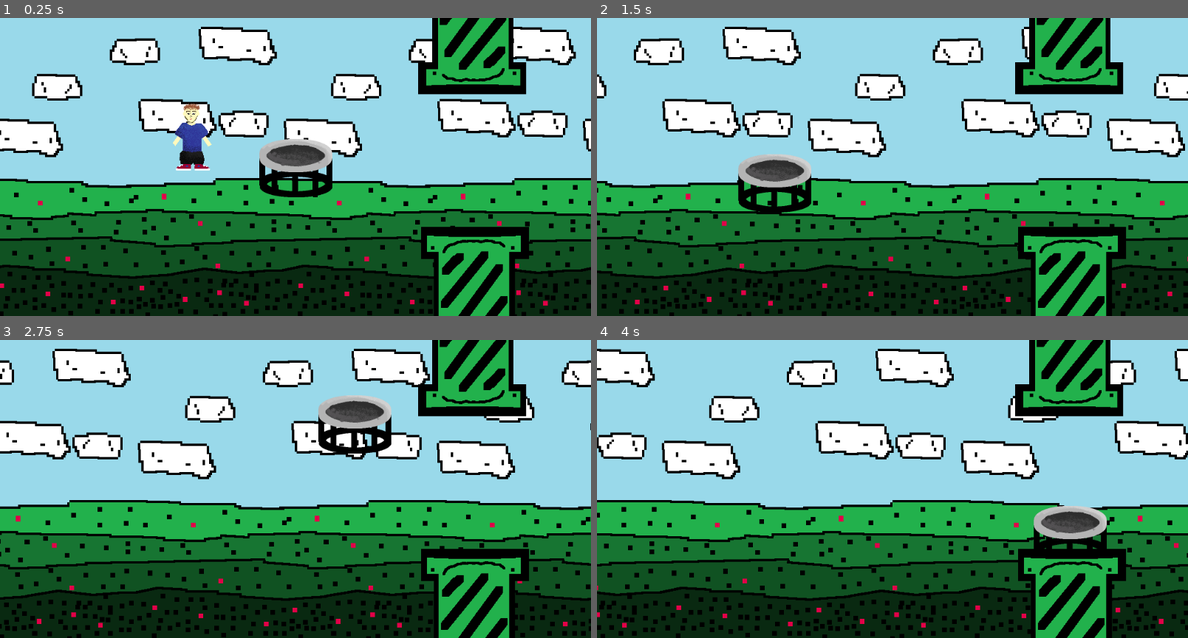
Above: before the commit, frames 1-4 (two rows, left to right).
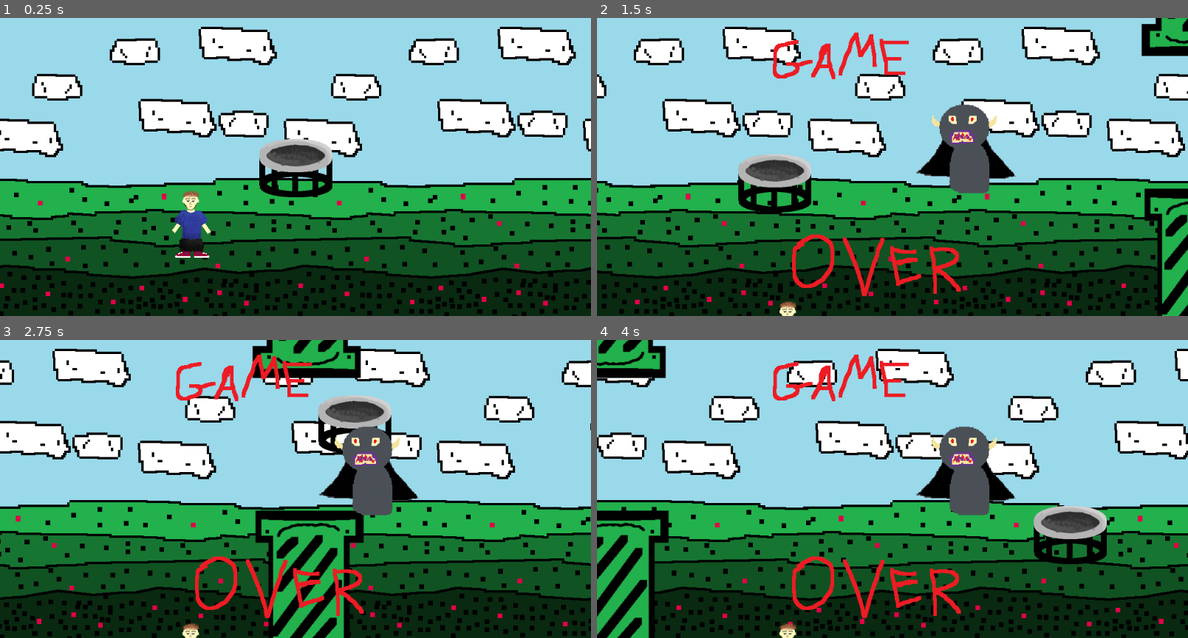
Above: after the commit, the same moments.

Repository: takoyaki135355-spec/Bouncebackhaven
Game: Godot game, scene res://scene/node_2d.tscn
Same seed, same stepped clock (60 frames per second), same inputs: the game is played once before the commit and once after it.
Inputs (mouse positions are in pixels of both pictures, inside the frame that each line leads up to):
- Up to frame 1 (0.25 s): no input
- Up to frame 2 (1.5 s): move the mouse to (1022, 152) at 0.52 s; move the mouse to (774, 181) at 1.27 s
- Up to frame 3 (2.75 s): move the mouse to (354, 423) at 2.02 s
- Up to frame 4 (4 s): move the mouse to (862, 548) at 2.77 s; move the mouse to (1069, 533) at 3.52 s

The runs differ from the first frame. In frame 1, 9.9% of the frame differs, in the area x 29-90%, y 0-100%; in frame 2, 16%; in frame 3, 20%; in frame 4, 18%.

Commit message:
final

Diff:
--- a/project.godot
+++ b/project.godot
@@ -19,6 +19,10 @@
 config/features=PackedStringArray("4.7", "Mobile")
 config/icon="res://icon.svg"
 
+[autoload]
+
+GameEvents="*uid://dsph1ose5c5lo"
+
 [display]
 
 window/size/viewport_width=1012
--- a/scene/background.tscn
+++ b/scene/background.tscn
@@ -4,6 +4,7 @@
 [ext_resource type="Script" uid="uid://c876vs2ux5fut" path="res://script/background.gd" id="2_xpwal"]
 
 [node name="Node2D" type="Node2D" unique_id=656841987]
+script = ExtResource("2_xpwal")
 
 [node name="Parallax2D" type="Parallax2D" parent="." unique_id=1554313897]
 repeat_size = Vector2(512, 0)
--- a/scene/guy.tscn
+++ b/scene/guy.tscn
@@ -1,23 +1,46 @@
 [gd_scene format=3 uid="uid://diqvnhyflovn7"]
 
+[ext_resource type="Script" uid="uid://c4iyk2y4udmpn" path="res://script/guy.gd" id="1_set83"]
 [ext_resource type="Texture2D" uid="uid://c4q34qokn1ban" path="res://assets/fullbody.png" id="1_wdc5g"]
+[ext_resource type="Texture2D" uid="uid://djckpqkr6yggw" path="res://assets/gameover.png" id="3_6xqhc"]
 
-[sub_resource type="PhysicsMaterial" id="PhysicsMaterial_sg64q"]
+[sub_resource type="PhysicsMaterial" id="PhysicsMaterial_ka324"]
 
-[sub_resource type="RectangleShape2D" id="RectangleShape2D_8fukh"]
-size = Vector2(71, 23.500015)
+[sub_resource type="RectangleShape2D" id="RectangleShape2D_ka324"]
+size = Vector2(269, 468)
 
-[node name="Guy" type="Node2D" unique_id=1624186373]
+[node name="RigidBody2D" type="RigidBody2D" unique_id=1683615562]
+mass = 1.5
+physics_material_override = SubResource("PhysicsMaterial_ka324")
+script = ExtResource("1_set83")
 
-[node name="RigidBody2D" type="RigidBody2D" parent="." unique_id=1819008282]
-position = Vector2(0, -150)
-mass = 2.0
-physics_material_override = SubResource("PhysicsMaterial_sg64q")
-
-[node name="CollisionShape2D" type="CollisionShape2D" parent="RigidBody2D" unique_id=1462720487]
-position = Vector2(-1.5, 54.750008)
-shape = SubResource("RectangleShape2D_8fukh")
-
-[node name="Sprite2D" type="Sprite2D" parent="RigidBody2D" unique_id=818415272]
+[node name="Sprite2D" type="Sprite2D" parent="." unique_id=2105241447]
+position = Vector2(-1, 0)
 scale = Vector2(0.25, 0.25)
 texture = ExtResource("1_wdc5g")
+
+[node name="CollisionShape2D" type="CollisionShape2D" parent="." unique_id=286476355]
+position = Vector2(-6, 6)
+scale = Vector2(0.25, 0.25)
+shape = SubResource("RectangleShape2D_ka324")
+
+[node name="VisibleOnScreenNotifier2D" type="VisibleOnScreenNotifier2D" parent="." unique_id=275360298]
+
+[node name="CanvasLayer" type="CanvasLayer" parent="." unique_id=1255097319]
+
+[node name="TextureRect" type="TextureRect" parent="CanvasLayer" unique_id=780593816]
+visible = false
+anchors_preset = 8
+anchor_left = 0.5
+anchor_top = 0.5
+anchor_right = 0.5
+anchor_bottom = 0.5
+offset_left = -256.0
+offset_top = -256.0
+offset_right = 256.0
+offset_bottom = 256.0
+grow_horizontal = 2
+grow_vertical = 2
+texture = ExtResource("3_6xqhc")
+
+[connection signal="screen_exited" from="VisibleOnScreenNotifier2D" to="." method="_on_visible_on_screen_notifier_2d_screen_exited"]
--- a/scene/node_2d.tscn
+++ b/scene/node_2d.tscn
@@ -4,6 +4,7 @@
 [ext_resource type="PackedScene" uid="uid://b5bkj157l43mm" path="res://scene/background.tscn" id="2_3cebx"]
 [ext_resource type="PackedScene" uid="uid://6mucf8j523k" path="res://scene/trampolinecursor.tscn" id="3_tytcy"]
 [ext_resource type="PackedScene" uid="uid://cqwbh4v2b700r" path="res://scene/pipes.tscn" id="4_3cebx"]
+[ext_resource type="Script" uid="uid://c5i3e338enhdw" path="res://script/pipe_spawner.gd" id="5_tytcy"]
 
 [node name="view" type="Node2D" unique_id=1328936189]
 
@@ -18,5 +19,14 @@
 position = Vector2(108, 429)
 scale = Vector2(0.5, 0.5)
 
-[node name="pipes" parent="." unique_id=1410866581 instance=ExtResource("4_3cebx")]
-position = Vector2(590, 284)
+[node name="Marker2D" type="Marker2D" parent="." unique_id=745671879]
+position = Vector2(102, 325)
+
+[node name="Pipe_Spawner" type="Node2D" parent="." unique_id=274735693]
+script = ExtResource("5_tytcy")
+pipe_scene = ExtResource("4_3cebx")
+gaps_between_pipes = 400
+
+[node name="Timer" type="Timer" parent="Pipe_Spawner" unique_id=1131781651]
+wait_time = 0.5
+autostart = true
--- /dev/null
+++ b/scene/pipes.gd
@@ -0,0 +1,19 @@
+extends Node2D
+@export var speed: float = 200.0
+
+var is_game_over = false
+
+func game_over():
+	is_game_over = true
+	$Timer.stop()
+
+func _process(delta: float) -> void:
+	position.x -= speed * delta
+	if global_position.x < -200.0:
+		queue_free()
+
+
+
+func _on_pipe_collider_body_entered(body: Node2D) -> void:
+	if body is Player:
+		body.die()
--- a/scene/pipes.tscn
+++ b/scene/pipes.tscn
@@ -1,6 +1,8 @@
 [gd_scene format=3 uid="uid://cqwbh4v2b700r"]
 
 [ext_resource type="Texture2D" uid="uid://dhuyhanmr0rcm" path="res://assets/pixil-frame-0.png" id="1_86036"]
+[ext_resource type="Script" uid="uid://dsvjio4hdbn6n" path="res://scene/pipes.gd" id="1_f3wf7"]
+[ext_resource type="Script" uid="uid://1u0nvpk0oc1t" path="res://script/pipes.gd" id="1_rmqpm"]
 
 [sub_resource type="RectangleShape2D" id="RectangleShape2D_aejj1"]
 size = Vector2(112, 367.5)
@@ -8,20 +10,25 @@
 [sub_resource type="RectangleShape2D" id="RectangleShape2D_8fukh"]
 size = Vector2(121.5, 367.5)
 
-[node name="pipes" type="Node2D" unique_id=1410866581]
+[node name="pipes" type="Node2D" unique_id=2034983204]
+script = ExtResource("1_f3wf7")
 
 [node name="Parallax2D" type="Parallax2D" parent="." unique_id=812749050]
-autoscroll = Vector2(-110, 0)
+repeat_size = Vector2(512, 0)
+autoscroll = Vector2(-150, 0)
+script = ExtResource("1_rmqpm")
 
-[node name="Sprite2D" type="Sprite2D" parent="Parallax2D" unique_id=868128351]
+[node name="Sprite2D" type="Sprite2D" parent="." unique_id=868128351]
 texture = ExtResource("1_86036")
 
-[node name="Area2D" type="Area2D" parent="Parallax2D" unique_id=2100041243]
+[node name="PipeCollider" type="Area2D" parent="." unique_id=2100041243]
 
-[node name="CollisionShape2D" type="CollisionShape2D" parent="Parallax2D/Area2D" unique_id=117440791]
+[node name="CollisionShape2D" type="CollisionShape2D" parent="PipeCollider" unique_id=117440791]
 position = Vector2(0, -328)
 shape = SubResource("RectangleShape2D_aejj1")
 
-[node name="CollisionShape2D2" type="CollisionShape2D" parent="Parallax2D/Area2D" unique_id=1661465008]
+[node name="CollisionShape2D2" type="CollisionShape2D" parent="PipeCollider" unique_id=1661465008]
 position = Vector2(0.25, 326.25)
 shape = SubResource("RectangleShape2D_8fukh")
+
+[connection signal="body_entered" from="PipeCollider" to="." method="_on_pipe_collider_body_entered"]
--- a/scene/trampolinecursor.gd
+++ /dev/null
@@ -1 +0,0 @@
-extends Node2D
--- /dev/null
+++ b/script/GameEvents.gd
@@ -0,0 +1,3 @@
+extends Node
+
+signal gameover
--- a/script/background.gd
+++ b/script/background.gd
@@ -1 +1 @@
-extends Node
+extends Node2D
--- a/script/guy.gd
+++ b/script/guy.gd
@@ -1 +1,25 @@
-extends Node
+
+extends RigidBody2D
+class_name Player
+@export var spawnPoint: Marker2D
+
+var is_game_over := false
+
+func _ready() -> void:
+	lock_rotation = true
+	if spawnPoint == null:
+		push_error("SpawnPoint Marker2D is not assigned!")
+		return
+	global_position = spawnPoint.global_position
+	linear_velocity = Vector2.ZERO
+	angular_velocity = 0.0
+
+func die():
+	$CanvasLayer/TextureRect.show()
+	if not is_game_over:
+		GameEvents.gameover.emit()
+		is_game_over = true
+		sleeping = true
+
+func _on_visible_on_screen_notifier_2d_screen_exited() -> void:
+	die()
--- a/script/hello.gd
+++ b/script/hello.gd
@@ -48,3 +48,4 @@
 #	hello world
 #	hello world
 #	line fifty yay!
+#	tq stan for making half the game
--- /dev/null
+++ b/script/pipe_spawner.gd
@@ -0,0 +1,44 @@
+
+extends Node2D
+
+@export var pipe_scene: PackedScene
+@export var spawn_interval: float = 2.0
+@export var min_y: float = 150.0
+@export var max_y: float = 500.0
+
+@export var gaps_between_pipes := 50
+var pipe_counter := 0
+var spawn_timer: Timer
+
+var is_game_over = false
+
+func game_over():
+	is_game_over = true
+	$Timer.stop()
+func _ready() -> void:
+	spawn_pipe()
+	spawn_pipe()
+	$Timer.timeout.connect(spawn_pipe)
+	GameEvents.gameover.connect(game_over)
+	spawn_pipe()
+
+
+
+func spawn_pipe() -> void:
+	if is_game_over:
+		return
+	print('test')
+	if pipe_scene == null:
+		push_error("Pipe scene hasn't been assigned")
+		return
+
+	var new_pipe = pipe_scene.instantiate()
+	get_parent().add_child(new_pipe)
+
+	var random_y = randf_range(min_y, max_y)
+
+	new_pipe.global_position = Vector2(
+		pipe_counter * gaps_between_pipes,
+		random_y
+	)
+	pipe_counter += 1
--- a/script/pipes.gd
+++ b/script/pipes.gd
@@ -1 +1,18 @@
-extends Node
+extends Node2D
+
+@export var speed: float = 200.0
+
+var is_game_over = false
+
+func game_over():
+	is_game_over = true
+	$Timer.stop()
+
+
+
+
+
+func _process(delta: float) -> void:
+	get_parent().position.x -= speed * delta
+	if get_parent().global_position.x < -200.0:
+		get_parent().queue_free()
--- /dev/null
+++ b/script/pipespawner.gd
@@ -0,0 +1 @@
+extends Node
--- a/script/trampolinecursor.gd
+++ b/script/trampolinecursor.gd
@@ -1,15 +1,14 @@
 extends Node2D
 
-func _process(delta):
+@export var bounce_force: float = 800.0
+
+func _process(_delta: float) -> void:
 	global_position = get_global_mouse_position()
-
-@export var bounce_force: float = 800.0
 
 func _on_area_2d_body_entered(body: Node2D) -> void:
 	if body is RigidBody2D:
 		body.linear_velocity.y = 0.0
-		body.apply_central_impulse(Vector2(0, -bounce_force))
-
+		body.apply_central_impulse(Vector2.UP * bounce_force)
 # 	 im sad u think we used ai :(
 #	 why u checking my code
 #	 check res://script/hello.gd
Binary file added: assets/gameover.png
Not shown, added: assets/gameover.png.import
Not shown, added: export/index.apple-touch-icon.png.import
Not shown, added: export/index.icon.png.import
Not shown, added: export/index.png.import
Not shown, added: export_presets.cfg
Not shown, added: scene/pipes.gd.uid
Not shown, removed: scene/trampolinecursor.gd.uid
Not shown, added: script/GameEvents.gd.uid
Not shown, added: script/pipe_spawner.gd.uid
Not shown, added: script/pipespawner.gd.uid
Not shown, added: export/Archive.zip
(and 8 more such lines)
